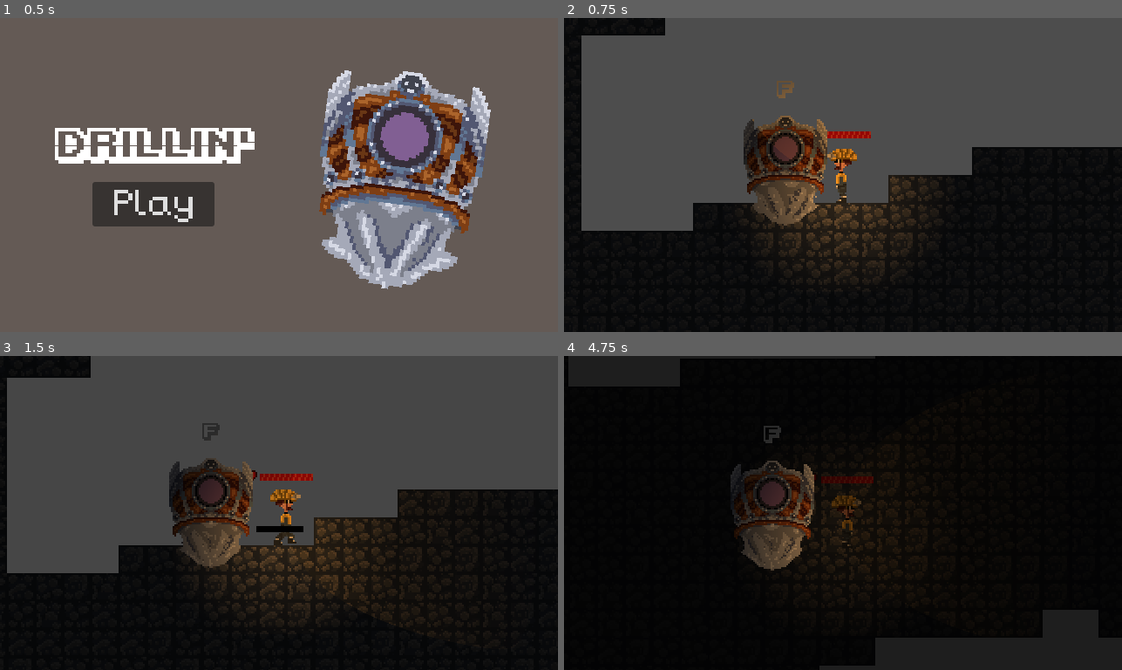
Above: before the commit, frames 1-4 (two rows, left to right).
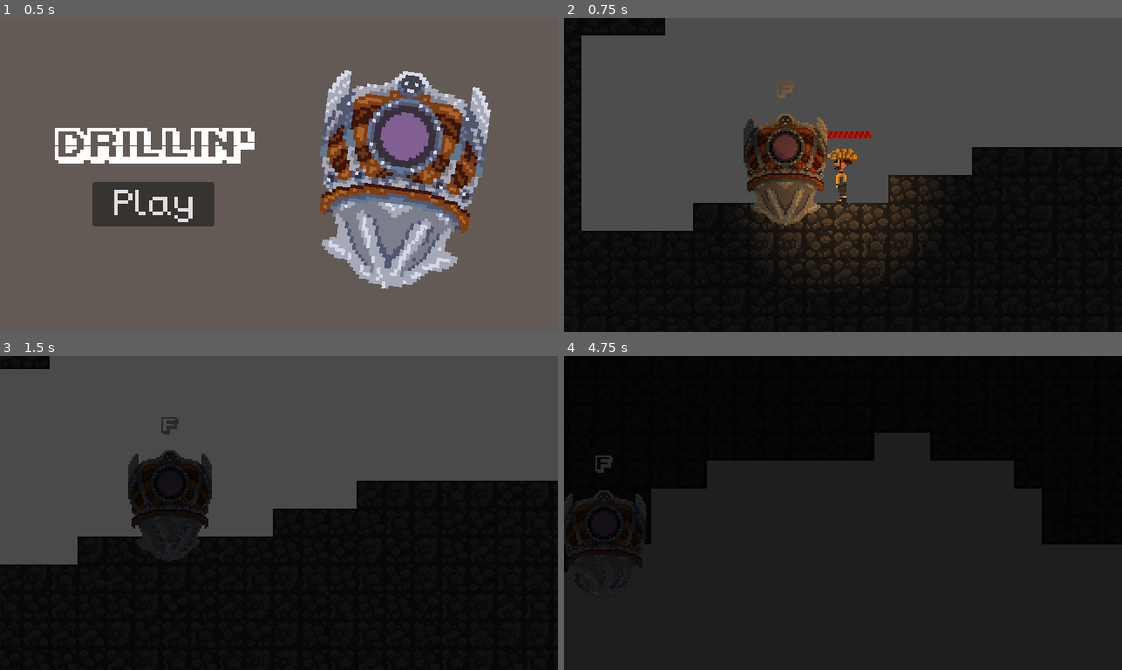
Above: after the commit, the same moments.

Repository: AmazinAxel/drillin
Game: Godot game, scene res://scenes/UI/PlayUI.tscn
Two runs of this game, one before a commit and one after it. Both use one fixed random seed, a clock stepped at 60 frames per second and the inputs below.
Inputs (mouse positions are in pixels of both pictures, inside the frame that each line leads up to):
- Up to frame 1 (0.5 s): no input
- Up to frame 2 (0.75 s): click "Play" at 0.5 s
- Up to frame 3 (1.5 s): move the mouse to (401, 497) at 1.27 s; hold D (right) from 1.28 s (still down); tap F (interact) at 1.35 s
- Up to frame 4 (4.75 s): move the mouse to (731, 528) at 2.02 s; release D (right) at 2.03 s; hold A (left) 2.03-2.75 s; tap F (interact) at 2.1, 3.6, 4.35 s; click (1027, 635) at 2.75 s, where only the run after the commit has a clickable "Continue"; move the mouse to (898, 443) at 3.52 s; hold D (right) 3.53-4.28 s; move the mouse to (815, 575) at 4.27 s; hold W (up) from 4.28 s (still down)

Frame 1 is identical in both runs. In frame 2, 1.7% of the frame differs, in the area x 32-48%, y 30-67%; in frame 3, 16%; in frame 4, 26%, in the area x 0-100%, y 0-100%.

Commit message:
feat: suuuuuuuuuuper clean drill animation and UI

Diff:
--- a/project.godot
+++ b/project.godot
@@ -28,6 +28,7 @@
 [global_group]
 
 player=""
+drill=""
 
 [input]
 
--- a/scenes/Drilla/Drilla.tscn
+++ b/scenes/Drilla/Drilla.tscn
@@ -4,21 +4,13 @@
 [ext_resource type="Script" uid="uid://dcy4ch7nqqhmi" path="res://scenes/Drilla/drillMenu.gd" id="2_d2uqm"]
 [ext_resource type="FontFile" uid="uid://c3g62tojgeqhs" path="res://scenes/karmatic-arcade.ttf" id="3_yb5c1"]
 
-[sub_resource type="AtlasTexture" id="AtlasTexture_7tgjl"]
-atlas = ExtResource("1_7tgjl")
-region = Rect2(0, 0, 64, 64)
-
-[sub_resource type="AtlasTexture" id="AtlasTexture_d2uqm"]
-atlas = ExtResource("1_7tgjl")
-region = Rect2(64, 0, 64, 64)
-
 [sub_resource type="AtlasTexture" id="AtlasTexture_yb5c1"]
 atlas = ExtResource("1_7tgjl")
-region = Rect2(128, 0, 64, 64)
+region = Rect2(0, 128, 64, 64)
 
 [sub_resource type="AtlasTexture" id="AtlasTexture_ygnt4"]
 atlas = ExtResource("1_7tgjl")
-region = Rect2(0, 64, 64, 64)
+region = Rect2(128, 64, 64, 64)
 
 [sub_resource type="AtlasTexture" id="AtlasTexture_ruqpt"]
 atlas = ExtResource("1_7tgjl")
@@ -26,21 +18,23 @@
 
 [sub_resource type="AtlasTexture" id="AtlasTexture_cbbk6"]
 atlas = ExtResource("1_7tgjl")
-region = Rect2(128, 64, 64, 64)
+region = Rect2(0, 64, 64, 64)
 
 [sub_resource type="AtlasTexture" id="AtlasTexture_8h2t3"]
 atlas = ExtResource("1_7tgjl")
-region = Rect2(0, 128, 64, 64)
+region = Rect2(128, 0, 64, 64)
+
+[sub_resource type="AtlasTexture" id="AtlasTexture_e4ra2"]
+atlas = ExtResource("1_7tgjl")
+region = Rect2(64, 0, 64, 64)
+
+[sub_resource type="AtlasTexture" id="AtlasTexture_crvsb"]
+atlas = ExtResource("1_7tgjl")
+region = Rect2(0, 0, 64, 64)
 
 [sub_resource type="SpriteFrames" id="SpriteFrames_e4ra2"]
 animations = [{
 "frames": [{
-"duration": 1.0,
-"texture": SubResource("AtlasTexture_7tgjl")
-}, {
-"duration": 1.0,
-"texture": SubResource("AtlasTexture_d2uqm")
-}, {
 "duration": 1.0,
 "texture": SubResource("AtlasTexture_yb5c1")
 }, {
@@ -55,6 +49,12 @@
 }, {
 "duration": 1.0,
 "texture": SubResource("AtlasTexture_8h2t3")
+}, {
+"duration": 1.0,
+"texture": SubResource("AtlasTexture_e4ra2")
+}, {
+"duration": 1.0,
+"texture": SubResource("AtlasTexture_crvsb")
 }],
 "loop": true,
 "name": &"default",
@@ -64,9 +64,8 @@
 [sub_resource type="RectangleShape2D" id="RectangleShape2D_7tgjl"]
 size = Vector2(100.5, 106)
 
-[node name="Drilla" type="AnimatedSprite2D" unique_id=1117207976]
+[node name="Drilla" type="AnimatedSprite2D" unique_id=1117207976 groups=["drill"]]
 sprite_frames = SubResource("SpriteFrames_e4ra2")
-frame = 2
 frame_progress = 0.9016821
 script = ExtResource("2_d2uqm")
 
--- a/scenes/Drilla/drillMenu.gd
+++ b/scenes/Drilla/drillMenu.gd
@@ -1,17 +1,22 @@
 extends AnimatedSprite2D
-
 @onready var area = $Area2D
 @onready var gui = $Label
 @onready var player = get_parent().get_node("Player")
+
+var is_shaking = false
+var darkness_overlay = null
+var camera_base_offset = Vector2.ZERO
+var drill_move_tween: Tween
+var player_move_tween: Tween
+var speed_tween: Tween
+var trigger_distance := 50.0
+var started = false
 
 func _ready() -> void:
 	print(gui)
 	print(area)
 	print(player)
 	play("default")
-
-var trigger_distance := 50.0  # pixels
-var started = false
 
 func _process(delta: float) -> void:
 	if not player:
@@ -27,8 +32,6 @@
 	else:
 		gui.visible = false
 
-
-	# Keep label from flipping with parent
 	gui.scale.x = abs(gui.scale.x) * sign(scale.x)
 
 func start_drill_sequence():
@@ -36,60 +39,145 @@
 	var player_node = get_tree().get_first_node_in_group("player")
 
 	player_node.set_physics_process(false)
+	player_node.visible = false  # hide player
 
-	var overlay = ColorRect.new()
-	overlay.color = Color(0, 0, 0, 0)
-	overlay.z_index = 10
-	overlay.size = Vector2(9999, 9999)
-	overlay.position = Vector2(-4999, -4999)
-	get_tree().current_scene.add_child(overlay)
+	darkness_overlay = ColorRect.new()
+	darkness_overlay.color = Color(0, 0, 0, 0)
+	darkness_overlay.z_index = 10
+	darkness_overlay.size = Vector2(9999, 9999)
+	darkness_overlay.position = Vector2(-4999, -4999)
+	get_tree().current_scene.add_child(darkness_overlay)
 
 	z_index = 20
 
-	var tween = create_tween()
-	tween.tween_property(overlay, "color:a", 0.6, 1.0)
+	var pan_tween = create_tween()
+	pan_tween.tween_method(set_base_offset, Vector2.ZERO, Vector2(95, 0), 1.0).set_ease(Tween.EASE_OUT).set_trans(Tween.TRANS_QUAD)
 
-	shake_camera(camera, 4.0)
+	var zoom_tween = create_tween()
+	zoom_tween.tween_property(camera, "zoom", Vector2(2, 2), 1.0).set_ease(Tween.EASE_OUT).set_trans(Tween.TRANS_QUAD)
 
-	await get_tree().create_timer(0.5).timeout
+	is_shaking = true
+	shake_camera_forever(camera)
 
-	# Synced movement - same distance, duration, and ease
-# Synced movement
-	var pan_distance = 300.0
-	var pan_duration = 8.0
-	var pan_ease = Tween.EASE_IN_OUT
+	spawn_drill_particles()
 
-	# Move drill down
-	var drill_tween = create_tween()
-	drill_tween.tween_property(self, "global_position:y", global_position.y + pan_distance, pan_duration).set_ease(pan_ease)
+	var dark_tween = create_tween()
+	dark_tween.tween_property(darkness_overlay, "color:a", 0.6, 2.0)
 
-	# Move player down (camera follows automatically since it's a child)
-	var player_tween = create_tween()
-	player_tween.tween_property(player_node, "global_position:y", player_node.global_position.y + pan_distance, pan_duration).set_ease(pan_ease)
+	drill_move_tween = create_tween()
+	drill_move_tween.tween_property(self, "global_position:y", global_position.y + 300.0, 25.0).set_ease(Tween.EASE_IN_OUT)
 
-	var anim_tween = create_tween()
-	anim_tween.tween_property(self, "speed_scale", 0.2, pan_duration)
+	player_move_tween = create_tween()
+	player_move_tween.tween_property(player_node, "global_position:y", player_node.global_position.y + 300.0, 25.0).set_ease(Tween.EASE_IN_OUT)
 
-	await get_tree().create_timer(pan_duration + 0.5).timeout
+	speed_tween = create_tween()
+	speed_tween.tween_property(self, "speed_scale", 0.2, 25.0)
 
-	var end_tween = create_tween()
-	end_tween.tween_property(overlay, "color:a", 0.0, 1.0)
-	await end_tween.finished
-	overlay.queue_free()
-	z_index = 0
-	camera.offset.y = 0
-	speed_scale = 1.0
-	player_node.set_physics_process(true)
-	started = false
+	await get_tree().create_timer(1.0).timeout
+	var shop_layer = CanvasLayer.new()
+	shop_layer.layer = 100
+	shop_layer.name = "ShopLayer"
+	var shop = preload("res://scenes/UI/DrillaShop.tscn").instantiate()
+	shop.modulate = Color(1, 1, 1, 0)
+	shop_layer.add_child(shop)
+	get_tree().current_scene.add_child(shop_layer)
 
-func shake_camera(camera: Camera2D, duration: float):
-	var shake_strength = 5.0
-	var elapsed = 0.0
-	while elapsed < duration:
-		camera.offset = Vector2(
+	var shop_tween = create_tween()
+	shop_tween.tween_property(shop, "modulate:a", 1.0, 1.0).set_ease(Tween.EASE_IN_OUT)
+
+func set_base_offset(value: Vector2):
+	camera_base_offset = value
+
+func shake_camera_forever(camera: Camera2D):
+	var shake_strength = 1.5
+	while is_shaking:
+		camera.offset = camera_base_offset + Vector2(
 			randf_range(-shake_strength, shake_strength),
 			randf_range(-shake_strength, shake_strength)
 		)
-		elapsed += get_process_delta_time()
 		await get_tree().process_frame
-	camera.offset = Vector2.ZERO
+	camera.offset = camera_base_offset
+
+func spawn_drill_particles():
+	var particles = GPUParticles2D.new()
+	particles.name = "DrillParticles"
+	particles.amount = 20
+	particles.lifetime = 0.8
+	particles.position = Vector2(0, 20)
+
+	var material = ParticleProcessMaterial.new()
+	material.direction = Vector3(0, -1, 0)
+	material.spread = 30.0
+	material.initial_velocity_min = 30.0
+	material.initial_velocity_max = 60.0
+	material.gravity = Vector3(0, 100, 0)
+	material.scale_min = 1.0
+	material.scale_max = 3.0
+	material.color = Color(0.6, 0.4, 0.2, 1.0)
+
+	particles.process_material = material
+	add_child(particles)
+
+func stop_drill():
+	# Kill the long running tweens first
+	if drill_move_tween:
+		drill_move_tween.kill()
+	if player_move_tween:
+		player_move_tween.kill()
+	if speed_tween:
+		speed_tween.kill()
+
+	var camera = get_tree().get_first_node_in_group("player").get_node("Camera2D")
+	var player_node = get_tree().get_first_node_in_group("player")
+
+	# Stop shaking but remember where we are
+	is_shaking = false
+	camera.offset = camera_base_offset  # lock at current base
+
+	# Do everything at once - fade shop, move down, remove particles
+	var shop_layer = get_tree().current_scene.get_node_or_null("ShopLayer")
+	if shop_layer and shop_layer.get_child_count() > 0:
+		var shop = shop_layer.get_child(0)
+		var fade_tween = create_tween()
+		fade_tween.tween_property(shop, "modulate:a", 0.0, 0.5)
+		# Don't await - let it run alongside everything else
+		fade_tween.tween_callback(shop_layer.queue_free)
+
+	# Remove particles
+	var particles = get_node_or_null("DrillParticles")
+	if particles:
+		particles.emitting = false
+		# Clean up later, don't wait
+		get_tree().create_timer(1.0).timeout.connect(func():
+			if particles and is_instance_valid(particles):
+				particles.queue_free()
+		)
+
+	# Lerp drill and player down to y=700 simultaneously
+	var final_tween = create_tween()
+	final_tween.set_parallel(true)
+	final_tween.tween_property(self, "global_position:y", 700.0, 3.5).set_ease(Tween.EASE_IN_OUT).set_trans(Tween.TRANS_QUAD)
+	final_tween.tween_property(player_node, "global_position:y", 700.0, 3.7).set_ease(Tween.EASE_IN_OUT).set_trans(Tween.TRANS_QUAD)
+	await final_tween.finished
+
+	# Fade out darkness
+	if darkness_overlay:
+		var dark_tween = create_tween()
+		dark_tween.tween_property(darkness_overlay, "color:a", 0.0, 0.5)
+		await dark_tween.finished
+		darkness_overlay.queue_free()
+		darkness_overlay = null
+
+	# Smoothly animate camera back to center
+	var return_tween = create_tween()
+	return_tween.set_parallel(true)
+	return_tween.tween_property(camera, "offset", Vector2.ZERO, 1.0).set_ease(Tween.EASE_IN_OUT).set_trans(Tween.TRANS_QUAD)
+	return_tween.tween_property(camera, "zoom", Vector2(1, 1), 1.0).set_ease(Tween.EASE_IN_OUT).set_trans(Tween.TRANS_QUAD)
+	await return_tween.finished
+
+	camera_base_offset = Vector2.ZERO
+	player_node.visible = true  # show player
+	player_node.set_physics_process(true)
+	z_index = 0
+	speed_scale = 1.0
+	started = false
--- a/scenes/Main/Main.tscn
+++ b/scenes/Main/Main.tscn
@@ -3,6 +3,7 @@
 [ext_resource type="PackedScene" uid="uid://b2wrk6fclb2g4" path="res://scenes/Map/Map.tscn" id="1_owiiy"]
 [ext_resource type="PackedScene" uid="uid://coc1f6okc4yx7" path="res://scenes/Player/Player.tscn" id="2_8llo8"]
 [ext_resource type="PackedScene" uid="uid://che0kn53qwtxy" path="res://scenes/Drilla/Drilla.tscn" id="3_8llo8"]
+[ext_resource type="PackedScene" uid="uid://cn0c5air71r5c" path="res://scenes/UI/DrillaShop.tscn" id="4_brr1f"]
 
 [node name="Main" type="Node" unique_id=2130844757]
 
@@ -14,3 +15,8 @@
 [node name="Drilla" parent="." unique_id=222219034 instance=ExtResource("3_8llo8")]
 position = Vector2(21, 333)
 scale = Vector2(-1, 1)
+frame_progress = 0.0
+
+[node name="DrillaShop" parent="." unique_id=1174118641 instance=ExtResource("4_brr1f")]
+offset_top = -381.0
+offset_bottom = -381.0
--- a/scenes/UI/DrillaShop.tscn
+++ b/scenes/UI/DrillaShop.tscn
@@ -3,6 +3,7 @@
 [ext_resource type="FontFile" uid="uid://c3g62tojgeqhs" path="res://scenes/karmatic-arcade.ttf" id="1_21mno"]
 [ext_resource type="Script" uid="uid://cyur2o4xvcstp" path="res://scenes/UI/upgradeShop.gd" id="1_yhmws"]
 [ext_resource type="FontFile" uid="uid://c65gbpprdei7w" path="res://scenes/lowres-pixel.otf" id="2_n4ip6"]
+[ext_resource type="Script" uid="uid://b1e7v0tfrit3x" path="res://scenes/UI/continueBtn.gd" id="4_21mno"]
 
 [node name="DrillaShop" type="Control" unique_id=1174118641]
 layout_mode = 3
@@ -13,35 +14,26 @@
 grow_vertical = 2
 script = ExtResource("1_yhmws")
 
-[node name="ColorRect" type="ColorRect" parent="." unique_id=1923499551]
-layout_mode = 1
-anchors_preset = 15
-anchor_right = 1.0
-anchor_bottom = 1.0
-grow_horizontal = 2
-grow_vertical = 2
-color = Color(0.39120886, 0.35433006, 0.3330147, 1)
-
 [node name="HBoxContainer" type="HBoxContainer" parent="." unique_id=1068811948]
 layout_mode = 1
 anchors_preset = 5
 anchor_left = 0.5
 anchor_right = 0.5
-offset_left = -173.5
-offset_right = 173.5
+offset_left = -114.0
+offset_right = 318.0
 offset_bottom = 358.0
 grow_horizontal = 2
-alignment = 1
 
 [node name="VBoxContainer" type="VBoxContainer" parent="HBoxContainer" unique_id=625252694]
 layout_mode = 2
-size_flags_horizontal = 3
+size_flags_horizontal = 6
+size_flags_vertical = 4
 theme_override_constants/separation = 20
 alignment = 1
 
 [node name="Label" type="Label" parent="HBoxContainer/VBoxContainer" unique_id=189316661]
 layout_mode = 2
-size_flags_horizontal = 4
+size_flags_horizontal = 0
 size_flags_vertical = 1
 theme_override_fonts/font = ExtResource("1_21mno")
 theme_override_font_sizes/font_size = 42
@@ -51,15 +43,16 @@
 [node name="DamageUpgrade" type="Button" parent="HBoxContainer/VBoxContainer" unique_id=562273983]
 custom_minimum_size = Vector2(140, 0)
 layout_mode = 2
-size_flags_horizontal = 4
+size_flags_vertical = 0
 theme_override_fonts/font = ExtResource("2_n4ip6")
 theme_override_font_sizes/font_size = 42
 text = "Upgrade Weapon (5)"
 
 [node name="HealthUpgrade" type="Button" parent="HBoxContainer/VBoxContainer" unique_id=161677201]
 custom_minimum_size = Vector2(140, 0)
+layout_direction = 2
 layout_mode = 2
-size_flags_horizontal = 4
+size_flags_horizontal = 0
 theme_override_fonts/font = ExtResource("2_n4ip6")
 theme_override_font_sizes/font_size = 42
 text = "Upgrade Armor (5)
@@ -68,7 +61,7 @@
 [node name="RiskUpgrade" type="Button" parent="HBoxContainer/VBoxContainer" unique_id=989345003]
 custom_minimum_size = Vector2(140, 0)
 layout_mode = 2
-size_flags_horizontal = 4
+size_flags_horizontal = 0
 theme_override_fonts/font = ExtResource("2_n4ip6")
 theme_override_font_sizes/font_size = 42
 text = "Reduce Risk (2)
@@ -77,17 +70,15 @@
 [node name="Continue" type="Button" parent="HBoxContainer/VBoxContainer" unique_id=1966712827]
 custom_minimum_size = Vector2(140, 0)
 layout_mode = 2
-size_flags_horizontal = 4
+size_flags_horizontal = 8
 theme_override_fonts/font = ExtResource("2_n4ip6")
 theme_override_font_sizes/font_size = 42
-text = "-- Continue --
+text = "Continue
 "
-
-[node name="Control" type="Control" parent="HBoxContainer" unique_id=1165342862]
-layout_mode = 2
-size_flags_horizontal = 3
-size_flags_stretch_ratio = 2.0
+script = ExtResource("4_21mno")
 
 [connection signal="pressed" from="HBoxContainer/VBoxContainer/DamageUpgrade" to="." method="_on_damage_upgrade_pressed"]
 [connection signal="pressed" from="HBoxContainer/VBoxContainer/HealthUpgrade" to="." method="_on_health_upgrade_pressed"]
 [connection signal="pressed" from="HBoxContainer/VBoxContainer/RiskUpgrade" to="." method="_on_risk_upgrade_pressed"]
+[connection signal="button_up" from="HBoxContainer/VBoxContainer/Continue" to="HBoxContainer/VBoxContainer/Continue" method="_on_button_up"]
+[connection signal="pressed" from="HBoxContainer/VBoxContainer/Continue" to="." method="_on_continue_pressed"]
--- /dev/null
+++ b/scenes/UI/continueBtn.gd
@@ -0,0 +1,6 @@
+extends Button
+
+func _on_button_up() -> void:
+	var drill = get_tree().get_first_node_in_group("drill")
+	if drill:
+		drill.stop_drill()
--- a/scenes/UI/upgradeShop.gd
+++ b/scenes/UI/upgradeShop.gd
@@ -11,3 +11,7 @@
 
 func _on_risk_upgrade_pressed() -> void:
 	pass # Replace with function body.
+
+
+func _on_continue_pressed() -> void:
+	pass # Replace with function body.
Not shown, added: scenes/UI/continueBtn.gd.uid
Renamed: scenes/global.gd -> scenes/globals.gd
Renamed: scenes/global.gd.uid -> scenes/globals.gd.uid
